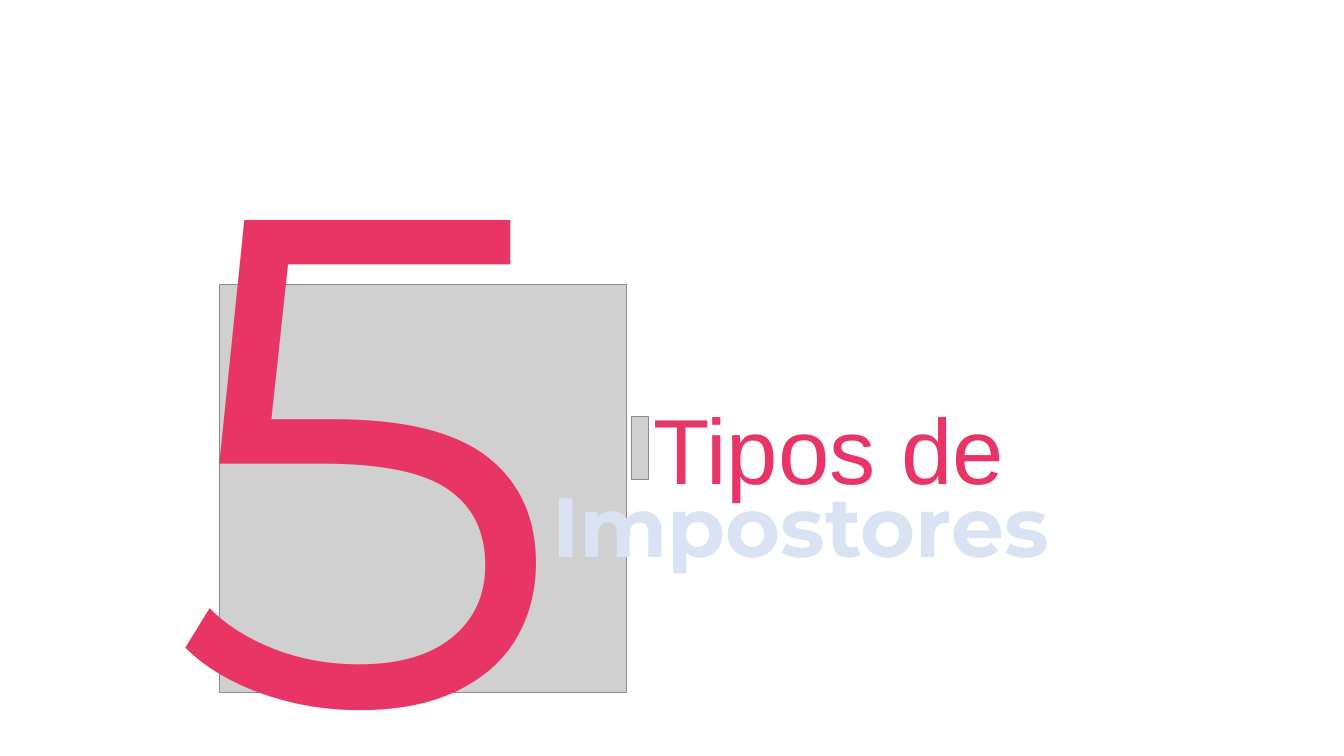
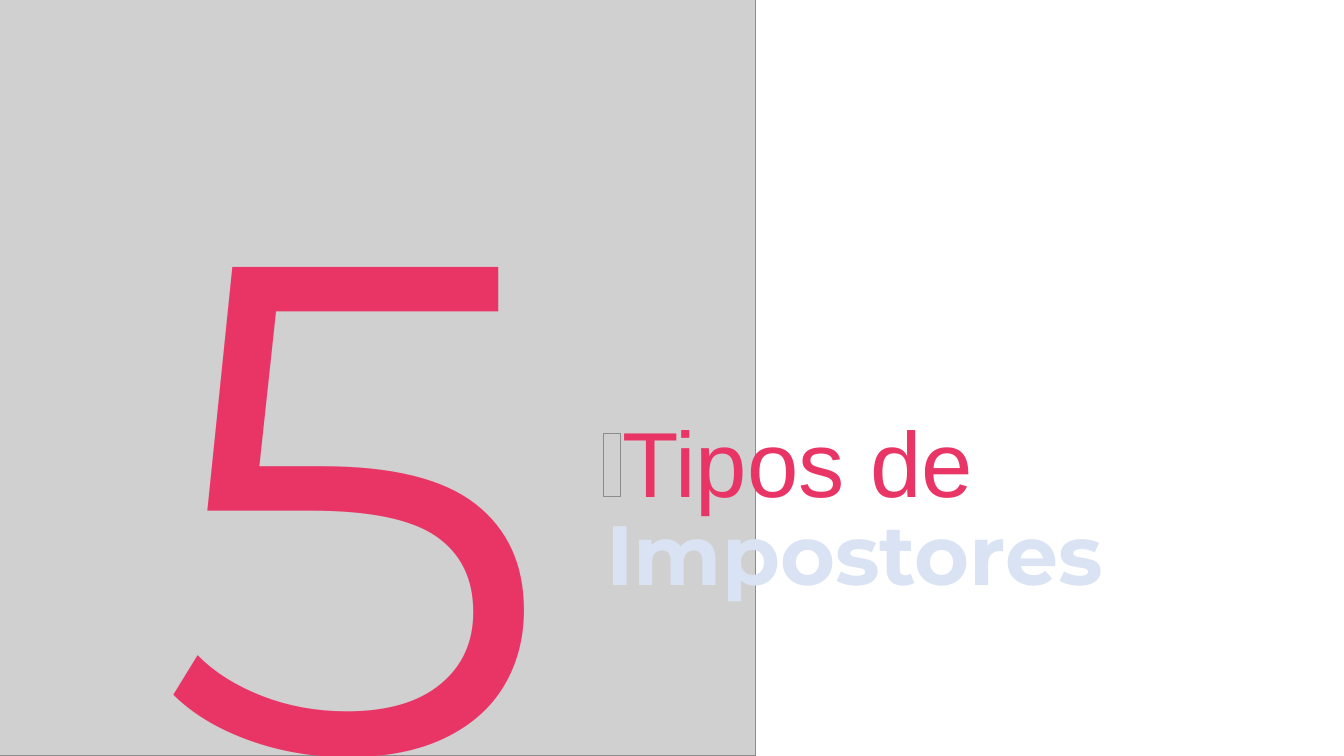
Before and after one commit to xaca/talks, a slide deck: slide 4 of 17 - El síndrome del impostor - Mision TIC/sindrome_impostor_sabelotodo_u_obsoleto_MinTIC2021.pptx. Drawn at 1344x756 pixels with LibreOffice and Linux fonts; fonts in the diff are those of the drawing; grey boxes stand for pictures; background and template pictures are left out. Boxes give left, top, right and bottom in pixels: in the first picture for what was removed or moved away, otherwise in the second. Text is boxed around its words. In the diff, an @@ line names an element or a change of style, - is before the commit and + after.

Commit message:
Actualizacion charla sindrome del impostor

```diff
--- a/17 - El síndrome del impostor - Mision TIC/sindrome_impostor_sabelotodo_u_obsoleto_MinTIC2021.pptx
+++ b/17 - El síndrome del impostor - Mision TIC/sindrome_impostor_sabelotodo_u_obsoleto_MinTIC2021.pptx
@@ picture: place and size @@
-picture at <box>219,285,626,693</box>
+picture at <box>0,0,756,756</box>
@@ text "5" rewrapped from <box>170,31,563,756</box> to <box>158,267,551,756</box> @@
@@ text "Tipos de" rewrapped from <box>653,417,1004,501</box> to <box>622,423,973,513</box> @@
@@ picture: place and size @@
-picture at <box>631,418,648,480</box>
+picture at <box>603,434,621,497</box>
@@ text "Impostores": place and size @@
-text "Impostores" at <box>552,475,1049,577</box>
+text "Impostores" at <box>606,503,1103,605</box>
```
Also in this commit, not shown: 2 other slides changed, 10 slides added, 3 slides removed.
